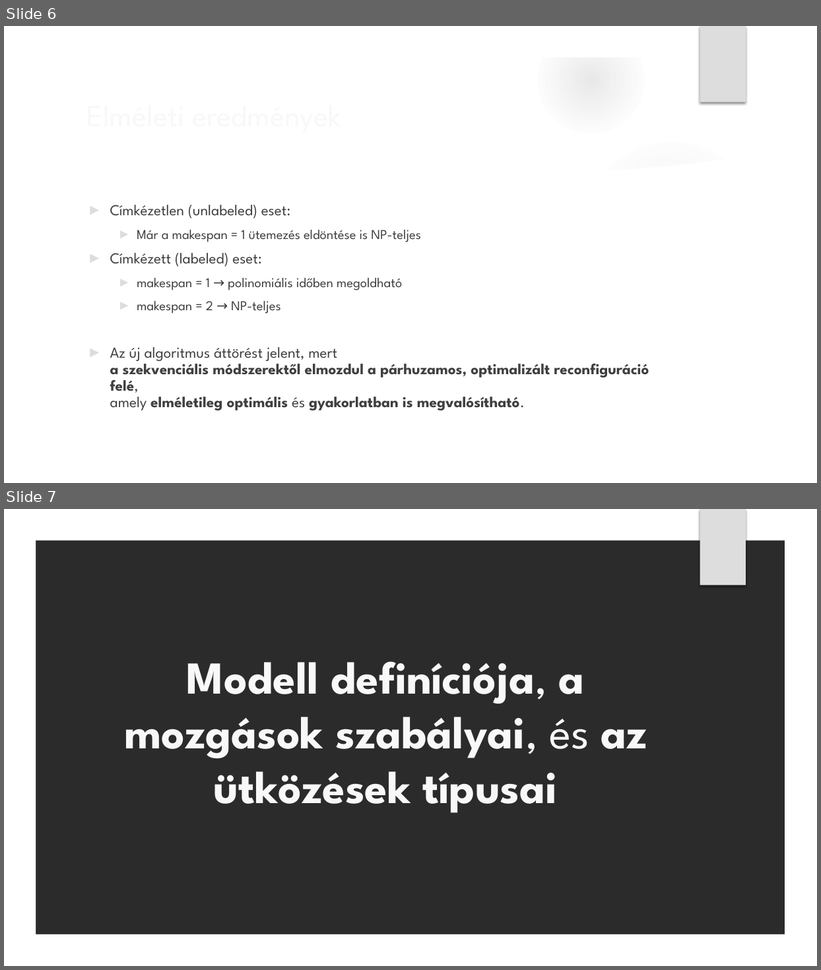
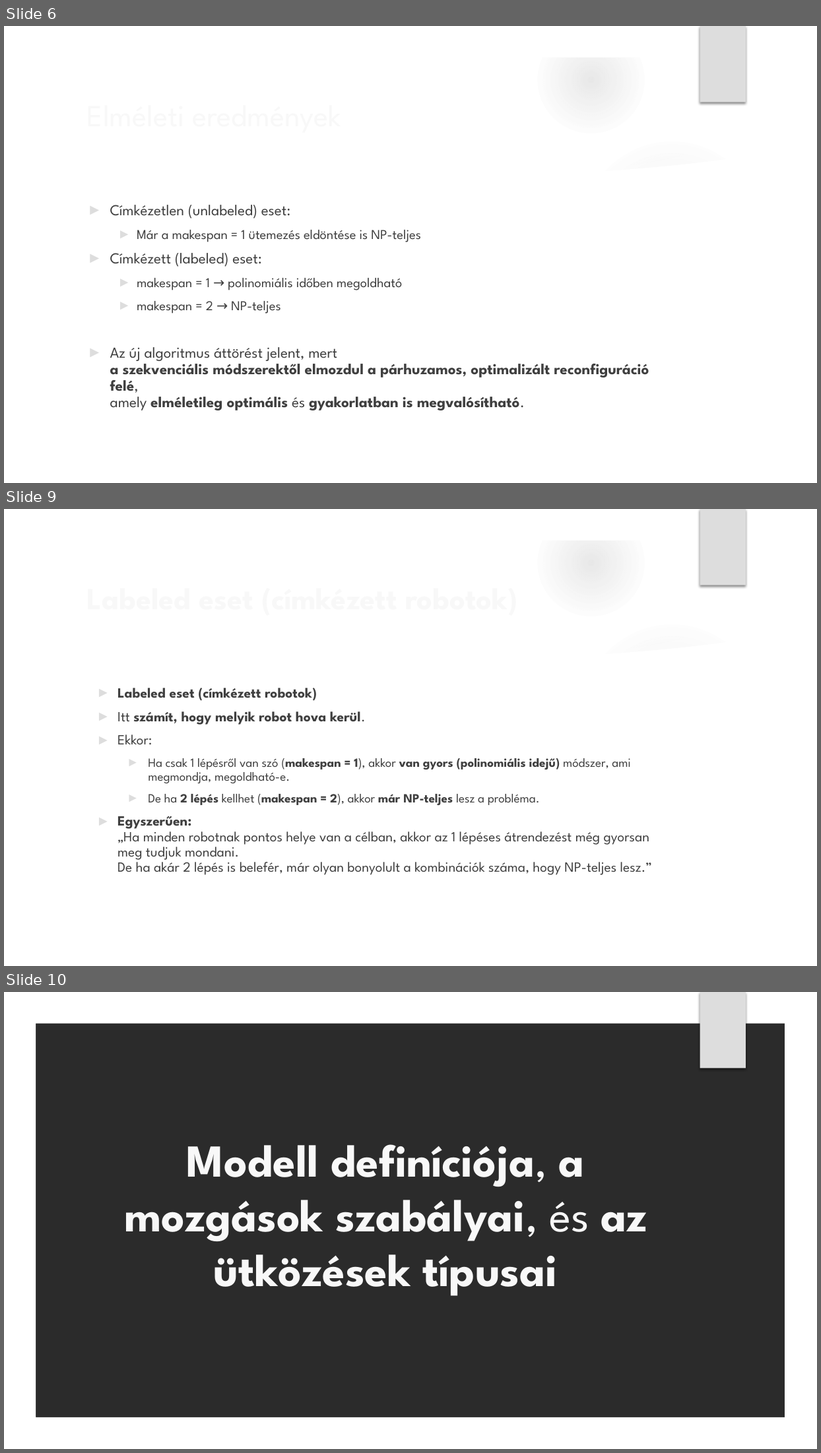
Before and after one commit to xlykoi/Szamitogepes-halozatok, a slide deck: Sliding Squares in Parallel.pptx. Shown one above the other, each under a label of ours: slides 6 and 7 before the commit, slides 6, 9 and 10 after it; the slides between them are not shown. The pictures are 821x970 and 821x1453 pixels, drawn with LibreOffice and Linux fonts; fonts in the diff are those of the drawing; background and template pictures are left out; a plain dark background stands for a picture behind light text. Boxes give left, top, right and bottom in pixels: in the first picture for what was removed or moved away, otherwise in the second. Text is boxed around its words. In the diff, an @@ line names an element or a change of style, - is before the commit and + after.

```diff
--- a/Sliding Squares in Parallel.pptx
+++ b/Sliding Squares in Parallel.pptx
@@ slide 9 added at (4,509,817,966), background picture (left out); not listed: 9 template elements that a slide beside it also shows @@
@@ title added at (118,688,317,701), 36 pt, text #F8F8F8, bold @@
+Labeled eset (címkézett robotok)
@@ text added at (118,712,652,875), 16.6 pt, text #3F3F3F @@
+► Labeled eset (címkézett robotok)
+► Itt számít, hogy melyik robot hova kerül.
+► Ekkor:
+  ► Ha csak 1 lépésről van szó (makespan = 1), akkor van gyors (polinomiális idejű) módszer, ami megmondja, megoldható-e.
+  ► De ha 2 lépés kellhet (makespan = 2), akkor már NP-teljes lesz a probléma.
+► Egyszerűen:
+  „Ha minden robotnak pontos helye van a célban, akkor az 1 lépéses átrendezést még gyorsan meg tudjuk mondani.
+  De ha akár 2 lépés is belefér, már olyan bonyolult a kombinációk száma, hogy NP-teljes lesz.”
@@ what was slide 7 is now slide 10 @@
```
Also in this commit, not shown: 4 other slides added.
